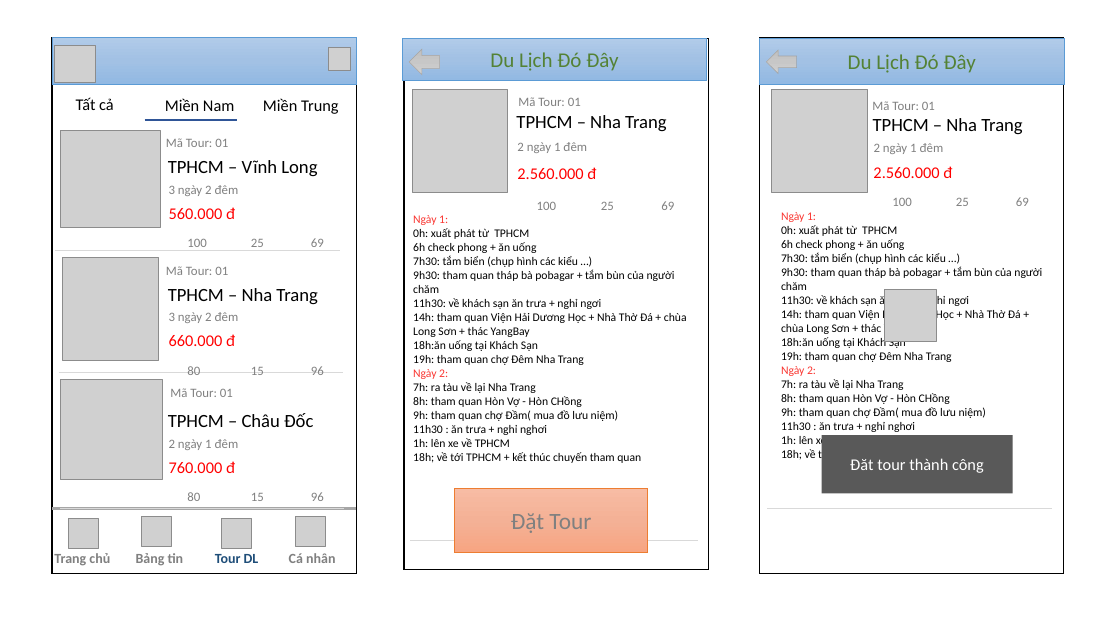
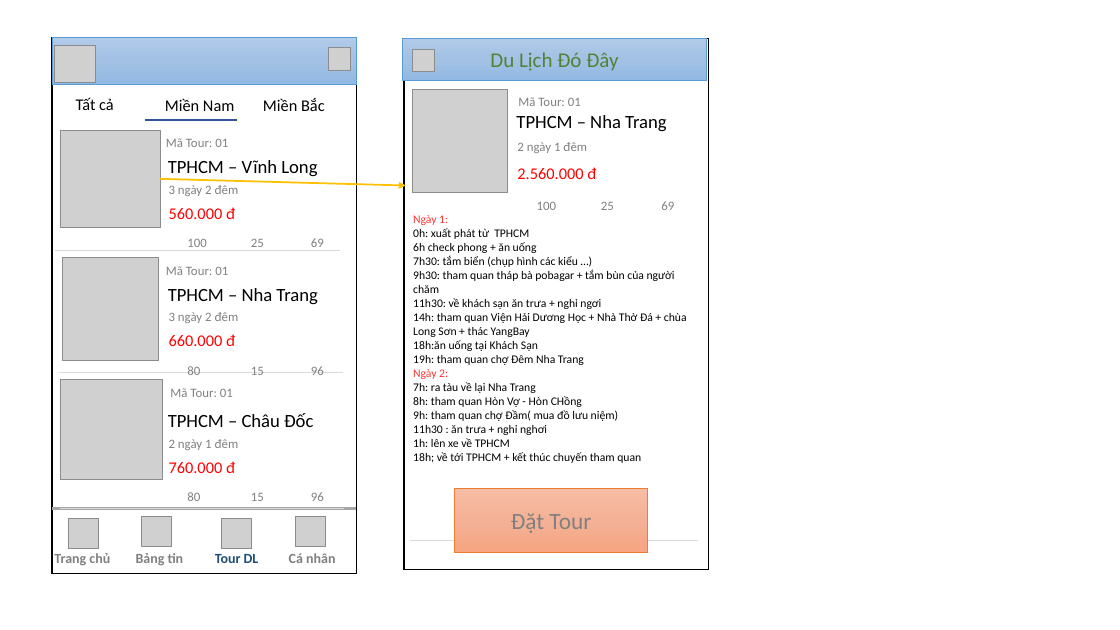
Before and after one commit to conghoangv624/Chuy-n-dd-nh-m-6, a slide deck: slide 6 of Document/CD1-Nhom6-Full.pptx (slide 7 before the commit). Drawn at 1120x630 pixels with LibreOffice and Linux fonts; fonts in the diff are those of the drawing; grey boxes stand for pictures; background and template pictures are left out. Boxes give left, top, right and bottom in pixels: in the first picture for what was removed or moved away, otherwise in the second. Text is boxed around its words. In the diff, an @@ line names an element or a change of style, - is before the commit and + after.

```diff
--- a/Document/CD1-Nhom6-Full.pptx
+++ b/Document/CD1-Nhom6-Full.pptx
@@ right arrow removed at (x1=409, y1=50, x2=439, y2=75) @@
@@ picture added at (x1=413, y1=50, x2=435, y2=72) @@
@@ rectangle removed at (x1=760, y1=38, x2=1064, y2=573) @@
@@ rectangle removed at (x1=760, y1=38, x2=1064, y2=84) @@
-Du Lịch Đó Đây
@@ right arrow removed at (x1=766, y1=50, x2=797, y2=74) @@
@@ text at (x1=263, y1=98, x2=325, y2=111): text changed @@
-Miền Trung
+Miền Bắc
@@ picture removed at (x1=772, y1=90, x2=868, y2=192) @@
@@ text removed at (x1=872, y1=101, x2=935, y2=110) @@
-Mã Tour: 01
@@ text removed at (x1=873, y1=118, x2=1022, y2=134) @@
-TPHCM – Nha Trang
@@ text removed at (x1=874, y1=143, x2=944, y2=154) @@
-2 ngày 1 đêm
@@ arrow added from (160, 179) to (406, 186), #FFC000 1.5 pt @@
@@ text removed at (x1=873, y1=166, x2=952, y2=178) @@
-2.560.000 đ
@@ text removed at (x1=892, y1=198, x2=912, y2=206) @@
-100
@@ text removed at (x1=956, y1=198, x2=969, y2=206) @@
-25
@@ text removed at (x1=1016, y1=197, x2=1029, y2=206) @@
-69
@@ text removed at (x1=781, y1=212, x2=1042, y2=462) @@
-Ngày 1:
-0h: xuất phát từ TPHCM
-6h check phong + ăn uống
-7h30: tắm biển (chụp hình các kiểu …)
-9h30: tham quan tháp bà pobagar + tắm bùn của người chăm
-11h30: về khách sạn ăn trưa + nghỉ ngơi
-14h: tham quan Viện Hải Dương Học + Nhà Thờ Đá + chùa Long Sơn + thác YangBay
-18h:ăn uống tại Khách Sạn
-19h: tham quan chợ Đêm Nha Trang
-Ngày 2:
-7h: ra tàu về lại Nha Trang
-8h: tham quan Hòn Vợ - Hòn CHồng
-9h: tham quan chợ Đầm( mua đồ lưu niệm)
-11h30 : ăn trưa + nghỉ nghơi
-1h: lên xe về TPHCM
-18h; về tới TPHCM + kết thúc chuyến tham quan
@@ picture removed at (x1=885, y1=290, x2=937, y2=342) @@
@@ rectangle removed at (x1=822, y1=435, x2=1012, y2=493) @@
-Đăt tour thành công
@@ line removed from (768, 508) to (1052, 508) @@
```
Also in this commit, not shown: 15 other slides changed, 4 slides added, 3 slides removed.
